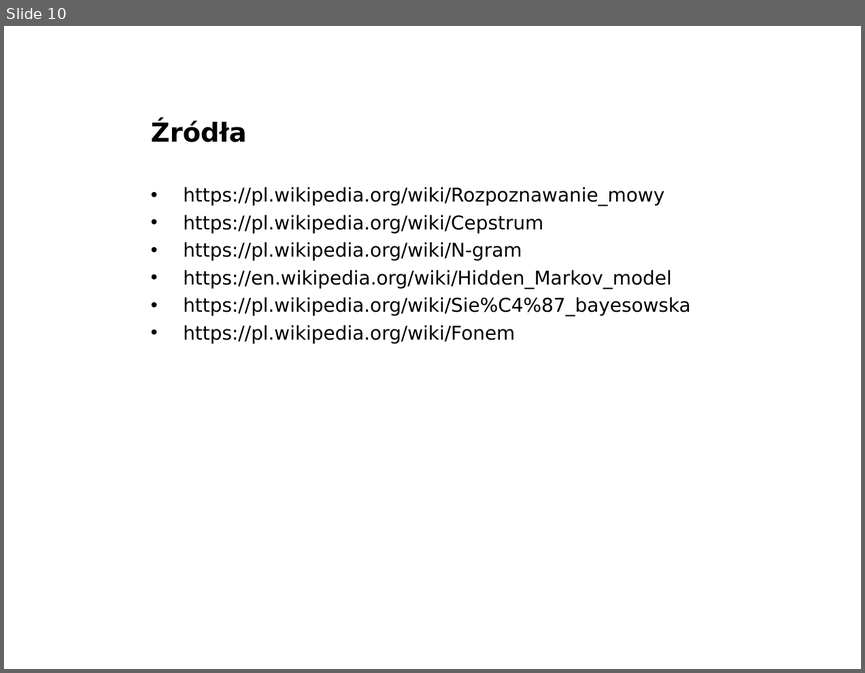
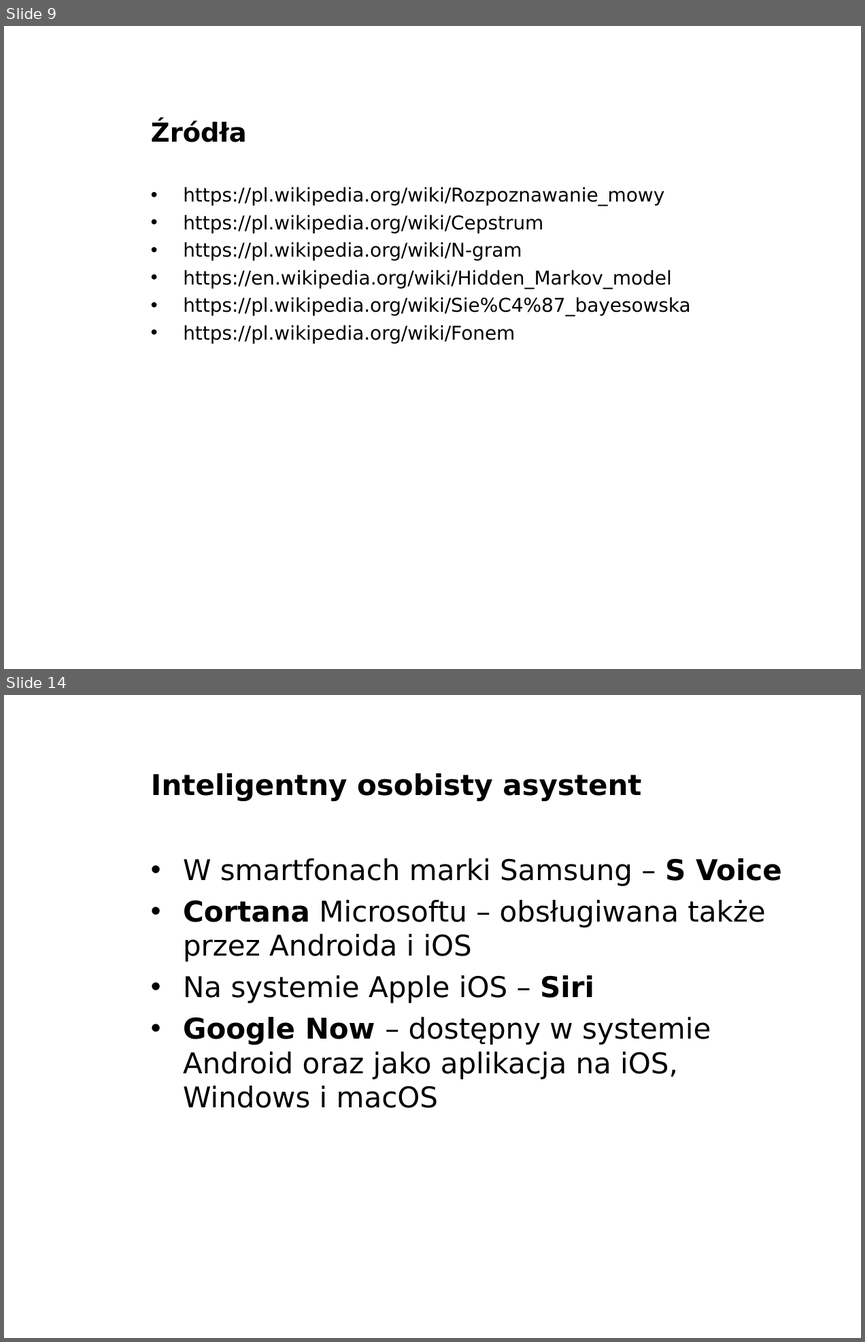
Before and after one commit to Armes/PSI_GCP01_zima_2016-2017_Szymon_Durak, a slide deck: prezentacja/Rozpoznawanie mowy wstęp.ppt. Shown one above the other, each under a label of ours: slide 10 before the commit, slides 9 and 14 after it; the slides between them are not shown. The pictures are 865x673 and 865x1342 pixels, drawn with LibreOffice and Linux fonts; fonts in the diff are those of the drawing; background and template pictures are left out. Boxes give left, top, right and bottom in pixels: in the first picture for what was removed or moved away, otherwise in the second. Text is boxed around its words. In the diff, an @@ line names an element or a change of style, - is before the commit and + after.

```diff
--- a/prezentacja/Rozpoznawanie mowy wstęp.ppt
+++ b/prezentacja/Rozpoznawanie mowy wstęp.ppt
@@ slide 14 added at box(4, 695, 861, 1338), background picture (left out) @@
@@ title added at box(151, 773, 641, 801), 24 pt, text #000000, bold @@
+Inteligentny osobisty asystent
@@ text added at box(183, 858, 782, 1108), 24 pt, text #000000 @@
+• W smartfonach marki Samsung – S Voice
+• Cortana Microsoftu – obsługiwana także przez Androida i iOS
+• Na systemie Apple iOS – Siri
+• Google Now – dostępny w systemie Android oraz jako aplikacja na iOS, Windows i macOS
@@ what was slide 10 is now slide 9 @@
```
Also in this commit, not shown: 12 other slides added, 1 slide removed, 1 other file.
